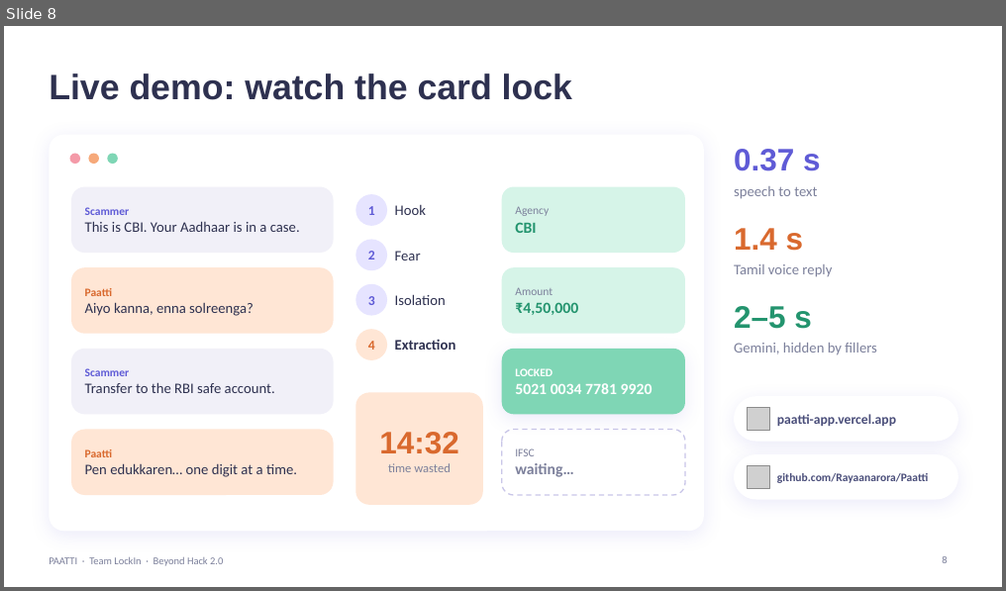
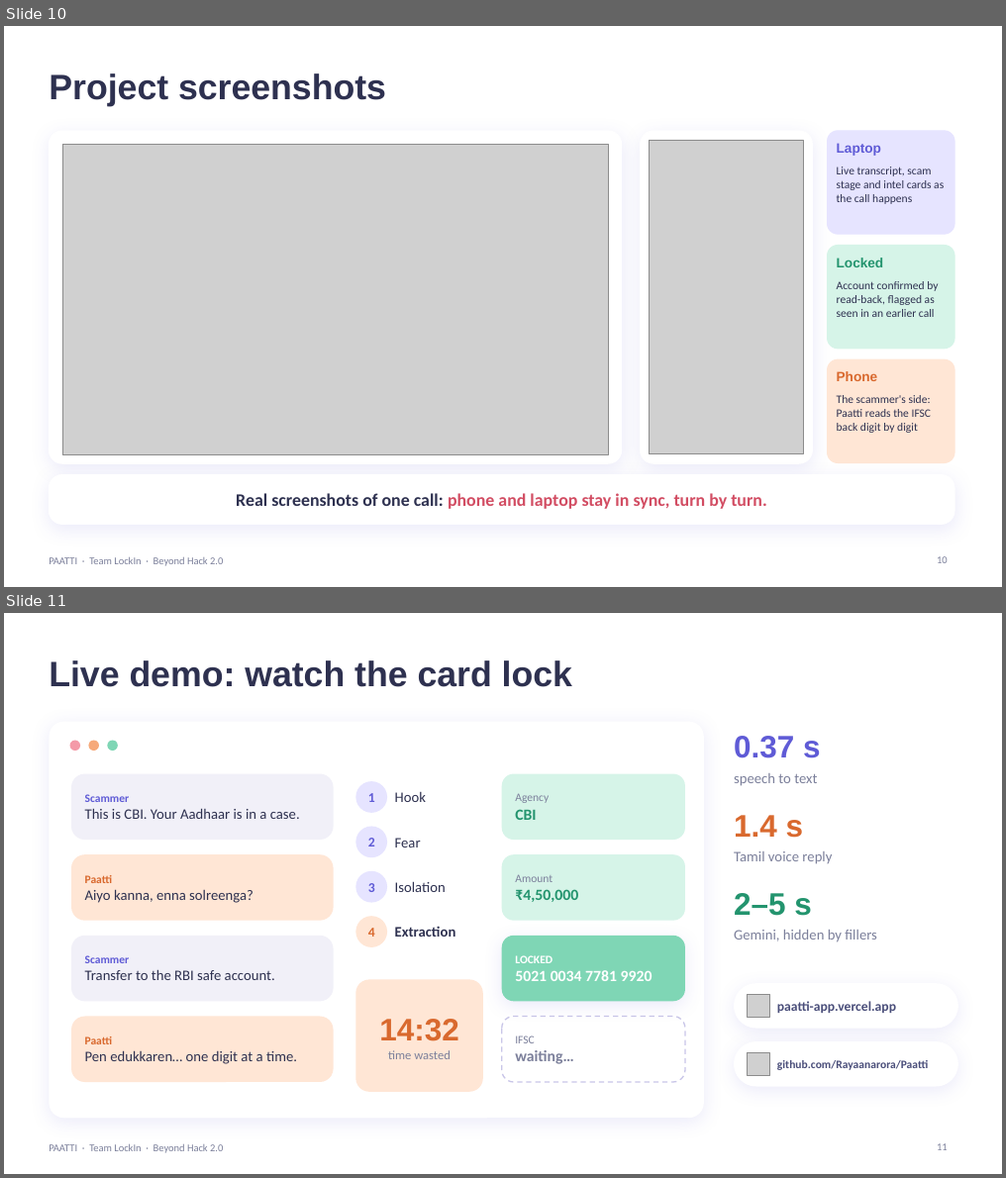
Before and after one commit to Rayaanarora/Paatti, a slide deck: docs/Paatti_BeyondHack2_soft.pptx. Shown one above the other, each under a label of ours: slide 8 before the commit, slides 10 and 11 after it. The pictures are 1006x591 and 1006x1178 pixels, drawn with LibreOffice and Linux fonts; fonts in the diff are those of the drawing; grey boxes stand for pictures; background and template pictures are left out. Boxes give left, top, right and bottom in pixels: in the first picture for what was removed or moved away, otherwise in the second. Text is boxed around its words. In the diff, an @@ line names an element or a change of style, - is before the commit and + after.

```diff
--- a/docs/Paatti_BeyondHack2_soft.pptx
+++ b/docs/Paatti_BeyondHack2_soft.pptx
@@ slide 10 added at box(4, 26, 1002, 587), background picture (left out); not listed: 1 template element that a slide beside it also shows @@
@@ title added at box(49, 74, 386, 106), 34 pt, text #2E3150, bold @@
+Project screenshots
@@ rounded rectangle added at box(49, 131, 622, 464), fill #FFFFFF, outline #FFFFFF 1 pt @@
@@ picture added at box(62, 144, 608, 456) @@
@@ rounded rectangle added at box(641, 131, 813, 464), fill #FFFFFF, outline #FFFFFF 1 pt @@
@@ picture added at box(649, 140, 804, 455) @@
@@ rounded rectangle added at box(828, 131, 954, 234), fill #E6E4FF, outline #E6E4FF 1 pt @@
@@ text added at box(837, 143, 881, 156), 13 pt, text #5F5BD6, bold @@
+Laptop
@@ text added at box(837, 167, 944, 204), 11 pt, text #2E3150 @@
+Live transcript, scam stage and intel cards as the call happens
@@ rounded rectangle added at box(828, 246, 954, 349), fill #D6F4E8, outline #D6F4E8 1 pt @@
@@ text added at box(837, 258, 884, 268), 13 pt, text #23946E, bold @@
+Locked
@@ text added at box(837, 281, 938, 317), 11 pt, text #2E3150 @@
+Account confirmed by read-back, flagged as seen in an earlier call
@@ rounded rectangle added at box(828, 360, 954, 464), fill #FFE6D5, outline #FFE6D5 1 pt @@
@@ text added at box(837, 372, 878, 381), 13 pt, text #D9692E, bold @@
+Phone
@@ text added at box(837, 395, 932, 433), 11 pt, text #2E3150 @@
+The scammer's side: Paatti reads the IFSC back digit by digit
@@ rounded rectangle added at box(49, 475, 954, 525), fill #FFFFFF, outline #FFFFFF 1 pt @@
@@ text added at box(236, 493, 767, 509), 17 pt, text #D24D63, bold @@
+Real screenshots of one call: phone and laptop stay in sync, turn by turn.
@@ page number added at box(937, 557, 947, 564), 10 pt, text #7C809B @@
+10
@@ what was slide 8 is now slide 11 @@
@@ page number at box(937, 1144, 947, 1151): text changed @@
-8
+11
```
Also in this commit, not shown: 4 slides changed, 3 other slides added.
